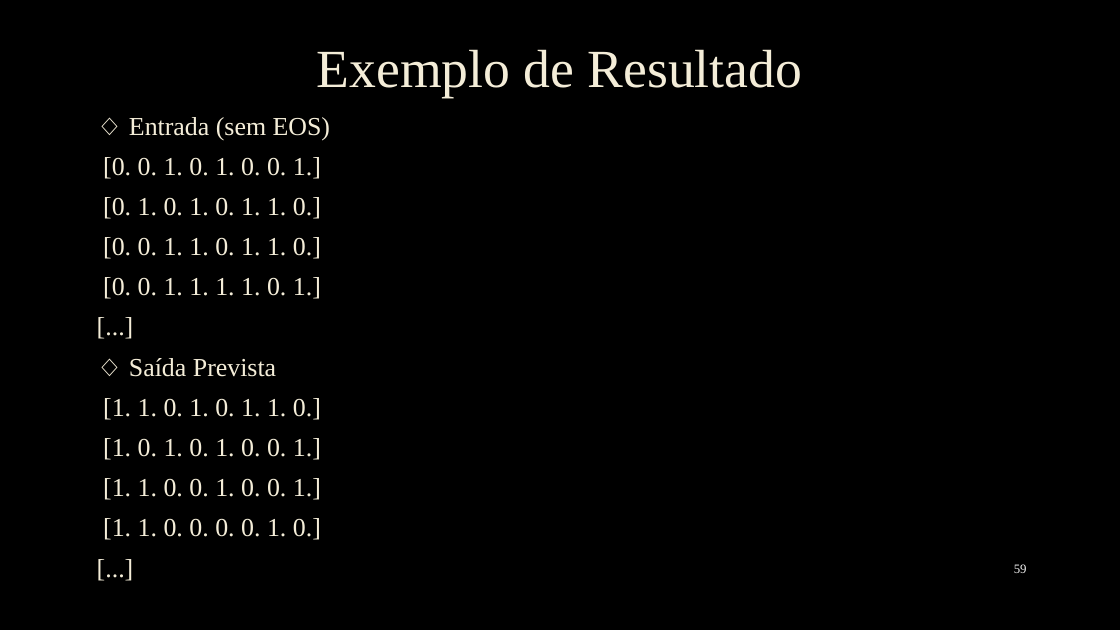
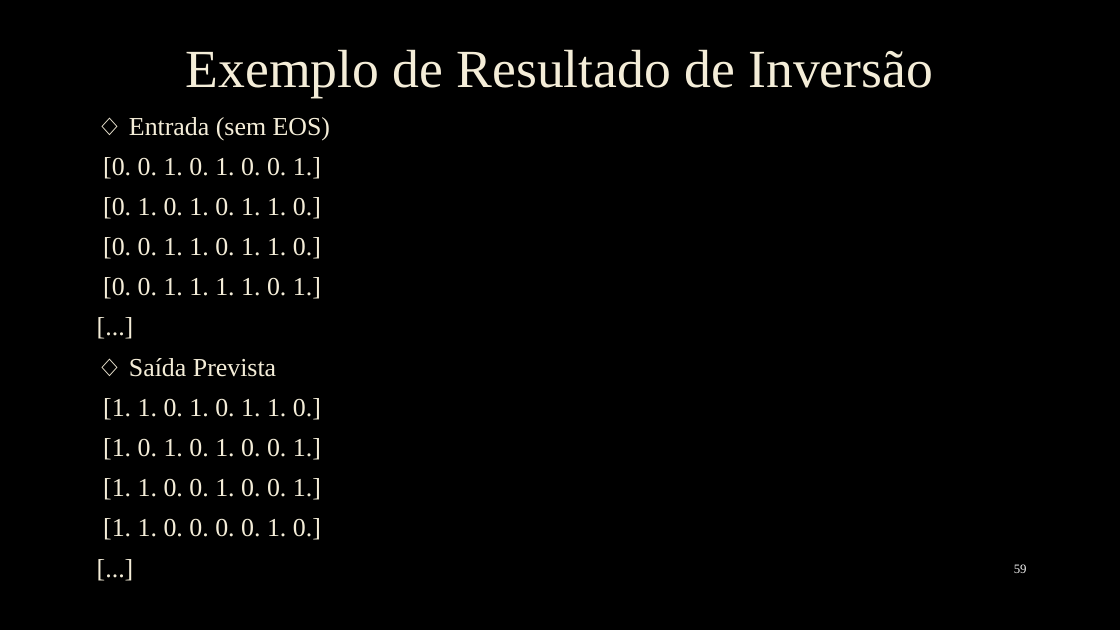
Before and after one commit to EmanuelSilva69/Neural_Turing_Machine_Criadorara, a slide deck: slide 59 of Slide/apresentação NTM.pptx. Drawn at 1120x630 pixels with LibreOffice and Linux fonts; fonts in the diff are those of the drawing; background and template pictures are left out. Boxes give left, top, right and bottom in pixels: in the first picture for what was removed or moved away, otherwise in the second. Text is boxed around its words. In the diff, an @@ line names an element or a change of style, - is before the commit and + after.

```diff
--- a/Slide/apresentação NTM.pptx
+++ b/Slide/apresentação NTM.pptx
@@ title at <box>186,49,933,97</box>: text changed @@
-Exemplo de Resultado
+Exemplo de Resultado de Inversão
```
Also in this commit, not shown: 3 other slides changed, 3 slides added, 2 slides removed.
